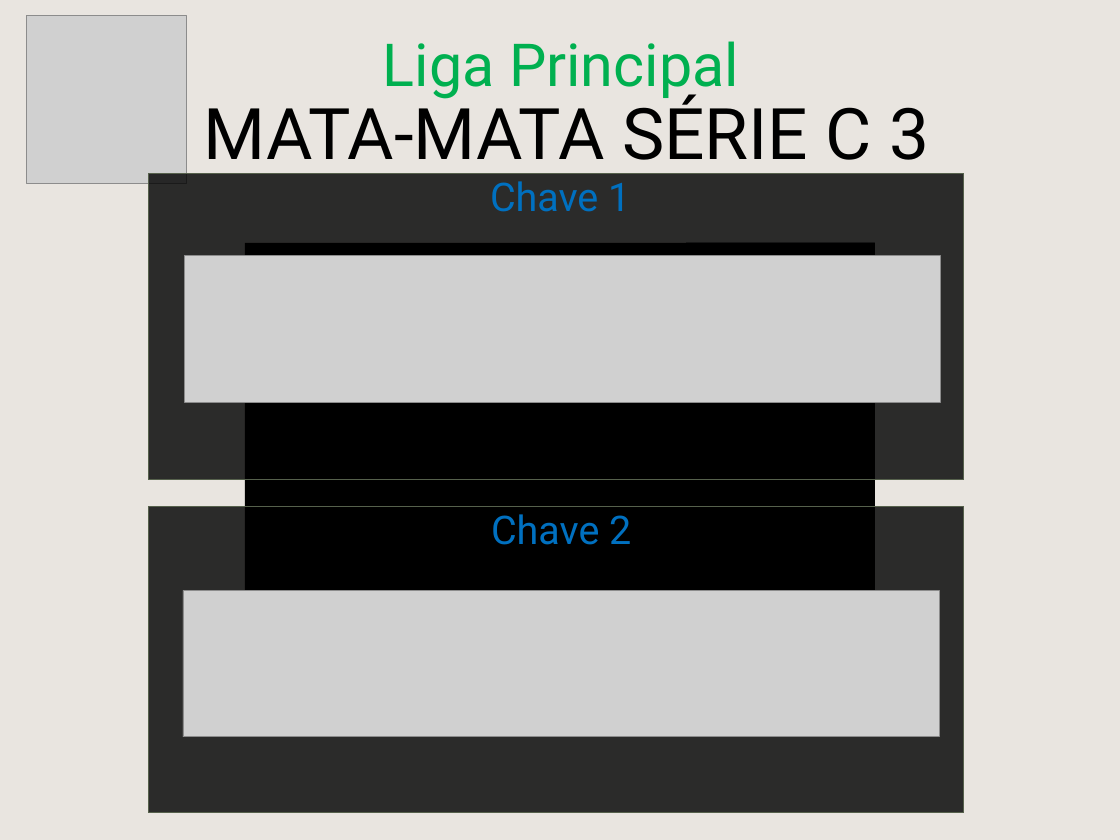
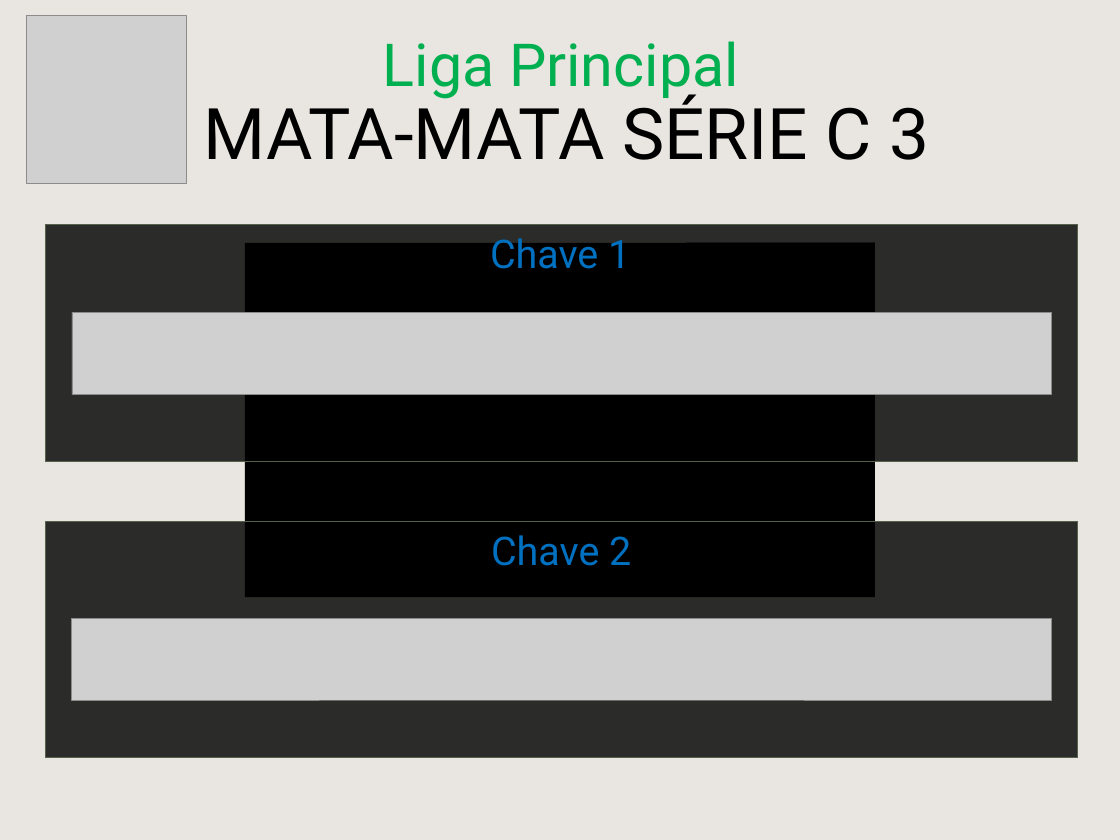
Before and after one commit to cknakayama/automacao_ligaroletarussa2021, a slide deck: slide 12 of MataMataPlanilha.pptx (slide 9 before the commit). Drawn at 1120x840 pixels with LibreOffice and Linux fonts; fonts in the diff are those of the drawing; grey boxes stand for pictures; background and template pictures are left out. Boxes give left, top, right and bottom in pixels: in the first picture for what was removed or moved away, otherwise in the second. Text is boxed around its words. In the diff, an @@ line names an element or a change of style, - is before the commit and + after.

```diff
--- a/MataMataPlanilha.pptx
+++ b/MataMataPlanilha.pptx
@@ rectangle: place and size @@
-rectangle at bbox=[149, 174, 964, 479]
+rectangle at bbox=[46, 225, 1077, 461]
@@ text "Chave 1" rewrapped from bbox=[490, 181, 630, 212] to bbox=[490, 232, 630, 269] @@
@@ picture: place and size @@
-picture at bbox=[184, 255, 940, 402]
+picture at bbox=[72, 312, 1052, 394]
@@ rectangle: place and size @@
-rectangle at bbox=[149, 506, 964, 812]
+rectangle at bbox=[46, 521, 1077, 757]
@@ text "Chave 2": place and size @@
-text "Chave 2" at bbox=[491, 514, 631, 545]
+text "Chave 2" at bbox=[491, 535, 631, 566]
@@ picture: place and size @@
-picture at bbox=[183, 590, 939, 737]
+picture at bbox=[72, 618, 1052, 700]
```
Also in this commit, not shown: 3 other slides changed, 2 slides added, 5 other files.
